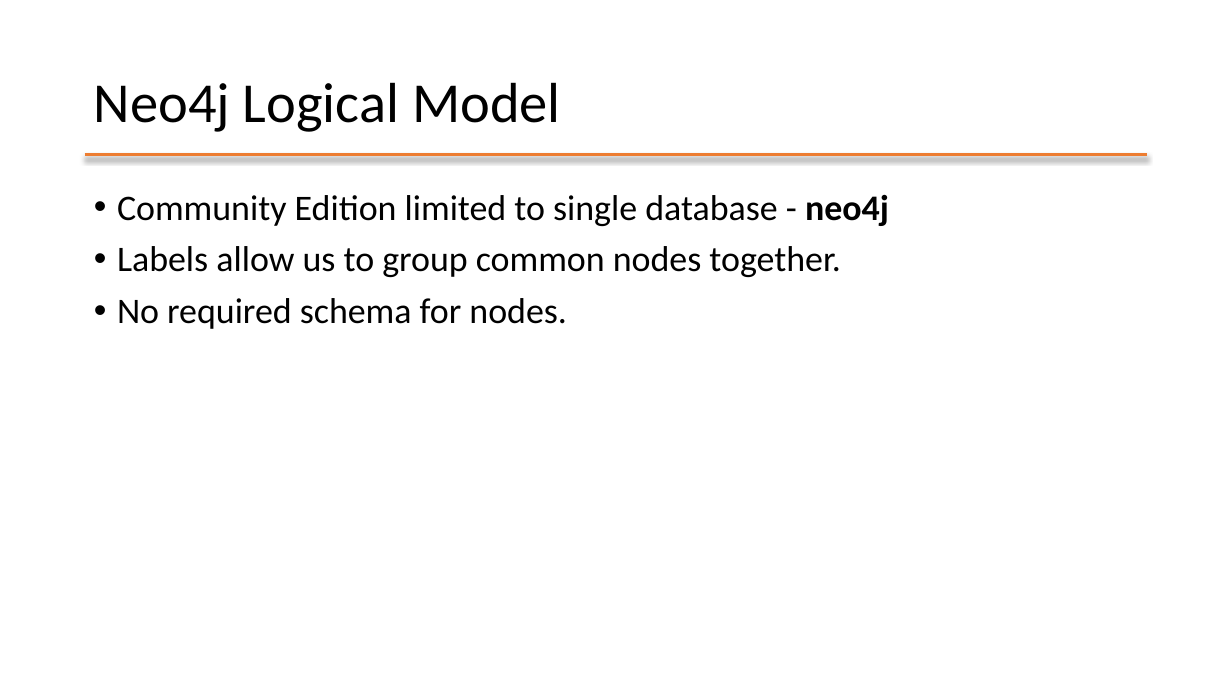
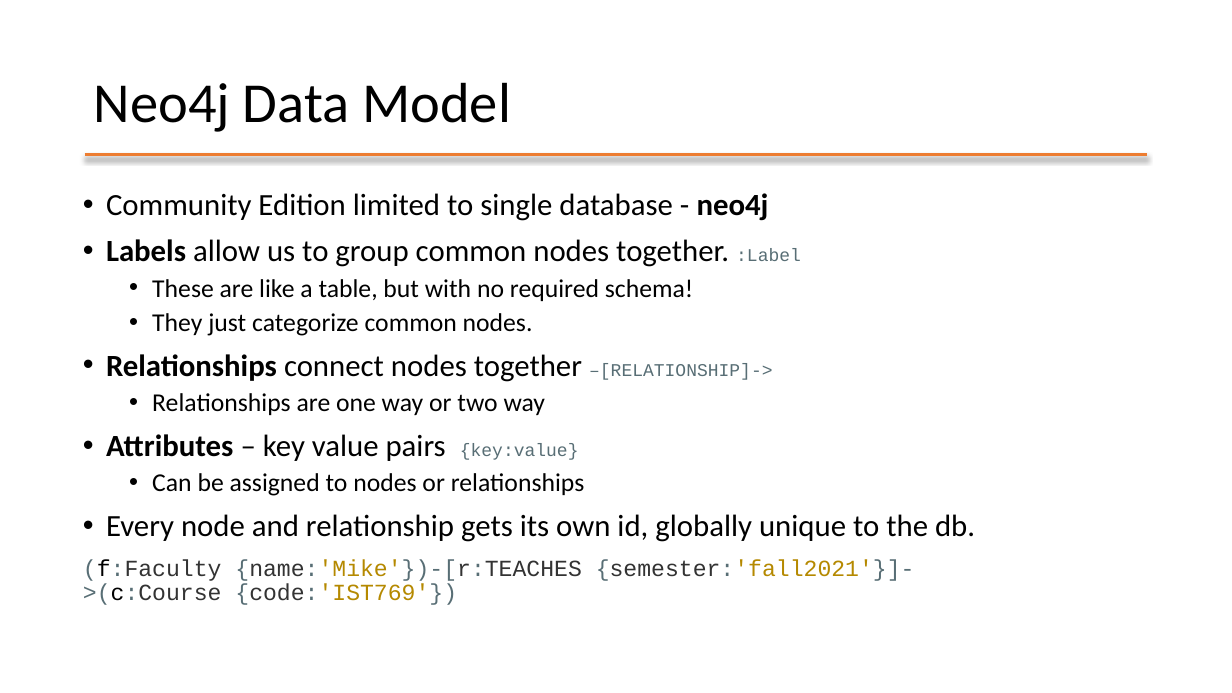
Before and after one commit to mafudge/ist769-old, a slide deck: slide 16 of content/I-Graph/I-Graph.pptx (slide 14 before the commit). Drawn at 1232x693 pixels with LibreOffice and Linux fonts; fonts in the diff are those of the drawing. Boxes give left, top, right and bottom in pixels: in the first picture for what was removed or moved away, otherwise in the second. Text is boxed around its words. In the diff, an @@ line names an element or a change of style, - is before the commit and + after.

```diff
--- a/content/I-Graph/I-Graph.pptx
+++ b/content/I-Graph/I-Graph.pptx
@@ title at [94, 82, 511, 132]: text changed @@
-Neo4j Logical Model
+Neo4j Data Model
@@ text "Community Edition limited to single ...": place and size @@
-text "Community Edition limited to single ..." at [117, 194, 889, 329]
+text "Community Edition limited to single ..." at [83, 193, 975, 605]
@@ text at [106, 193, 769, 221]: size 28 to 24 pt in "Community Edition limited to single database - ..." @@
@@ text at [83, 239, 975, 605]: text changed; size 28 to 24 pt @@
-• Labels allow us to group common nodes together.
-• No required schema for nodes.
+• Labels allow us to group common nodes together. :Label
+  • These are like a table, but with no required schema!
+  • They just categorize common nodes.
+• Relationships connect nodes together –[RELATIONSHIP]->
+  • Relationships are one way or two way
+• Attributes – key value pairs {key:value}
+  • Can be assigned to nodes or relationships
+• Every node and relationship gets its own id, globally unique to the db.
+(f:Faculty {name:'Mike'})-[r:TEACHES {semester:'fall2021'}]->(c:Course {code:'IST769'})
```
Also in this commit, not shown: 7 other slides changed, 19 slides added, 9 slides removed, 4 other files.
